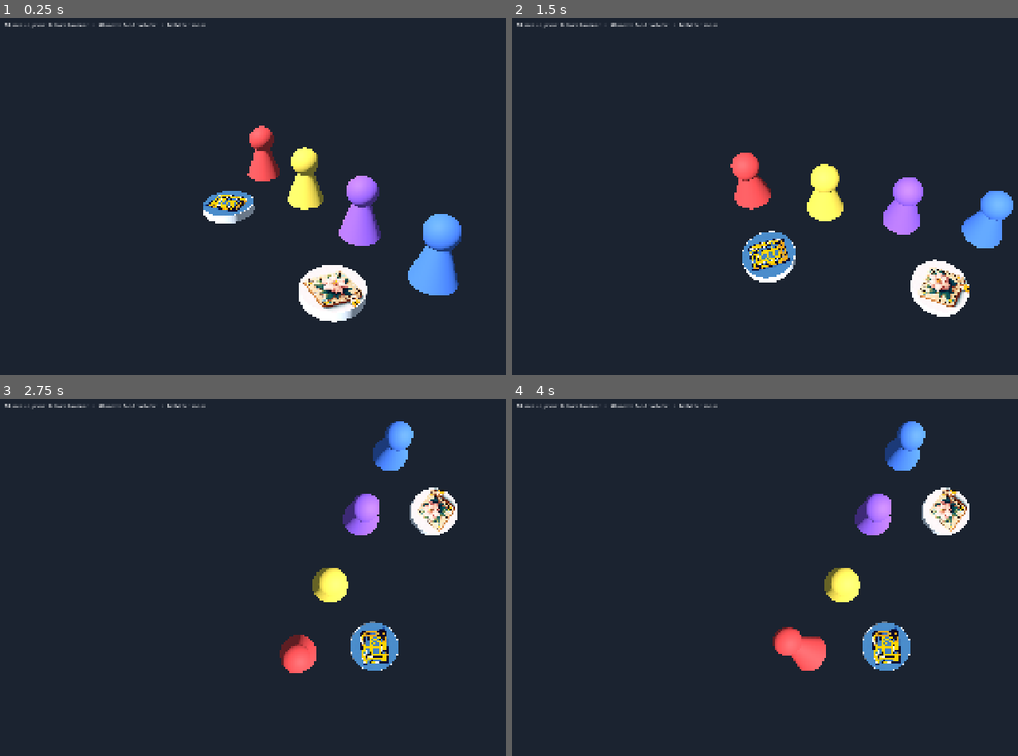
Above: before the commit, frames 1-4 (two rows, left to right).
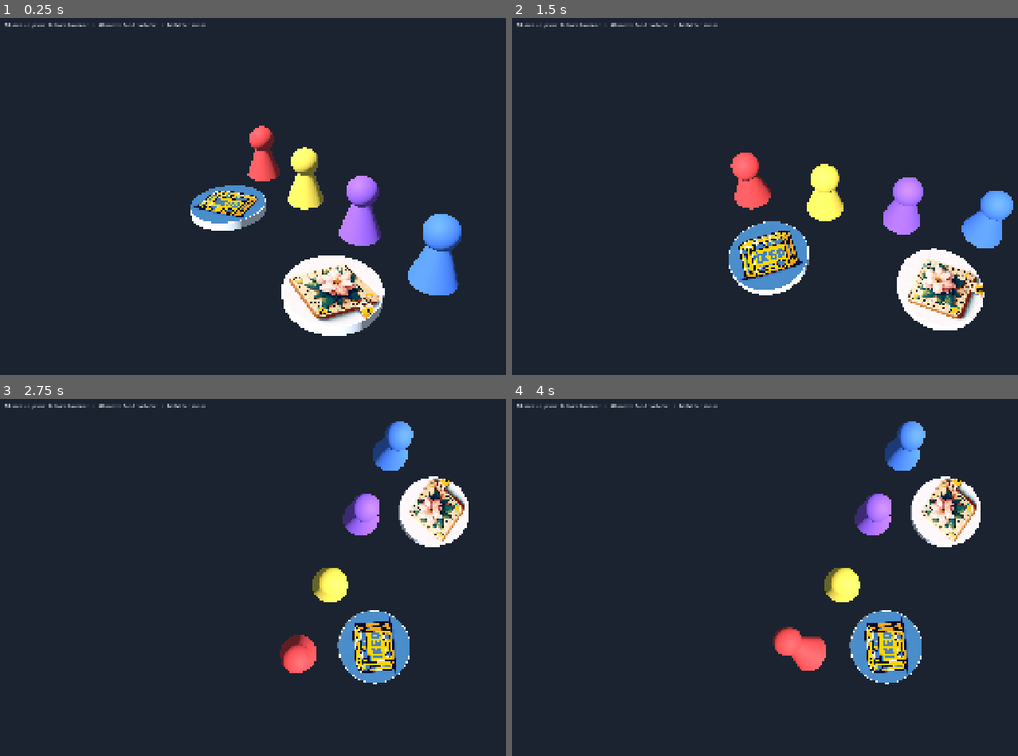
Above: after the commit, the same moments.

Repository: yoann-shopopop/shopopop-express
Game: Godot game, scene res://scenes/pawn_demo.tscn
Same seed, same stepped clock (60 frames per second), same inputs: the game is played once before the commit and once after it. This scene is started directly instead of the project's main scene.
Inputs (mouse positions are in pixels of both pictures, inside the frame that each line leads up to):
- Up to frame 1 (0.25 s): no input
- Up to frame 2 (1.5 s): tap Enter at 0.5 s; move the mouse to (972, 178) at 0.52 s; hold Right 0.53-1.25 s; hold R (rotate_block) 0.53-1.25 s; click (972, 178) at 0.67 s; tap Space at 0.77, 1.25 s; drag from (704, 214) to (800, 267) at 1.27 s
- Up to frame 3 (2.75 s): tap Enter at 2 s; move the mouse to (379, 498) at 2.02 s; hold Right from 2.03 s (still down); tap Alt at 2.1 s
- Up to frame 4 (4 s): release Right at 2.75 s; tap Space at 2.75, 3.77 s; drag from (800, 648) to (638, 523) at 2.77 s; tap Enter at 3.5 s; move the mouse to (outside the picture) at 3.52 s; hold Left from 3.53 s (still down); hold R (rotate_block) from 3.53 s (still down)

The runs differ from the first frame. In frame 1, 4.8% of the frame differs, in the area x 37-77%, y 46-90%; in frame 2, 5.2%, in the area x 42-94%, y 56-88%; in frame 3, 4.0%; in frame 4, 4.0%.

Commit message:
revert(view): les pions joueur ne portent pas les images player-token (ce sont les destinataires)
Annule l'assignation des images au pion cotransporteur (retour à la figure
colorée) : ces images sont en fait les destinataires. On garde les jetons plus
gros (CHIP_RADIUS 0.55 -> 0.82). Le câblage des images sur les destinataires
suit.

Co-Authored-By: Claude Opus 4.8 (1M context) <noreply@anthropic.com>

Diff:
--- a/src/game/game_root.gd
+++ b/src/game/game_root.gd
@@ -7,7 +7,6 @@
 const EVENTS_DIR := "res://resources/events/"
 const ENSEIGNES_DIR := "res://resources/enseignes/"
 const DESTINATAIRES_DIR := "res://resources/destinataires/"
-const PLAYER_TOKENS_DIR := "res://assets/player-token/"
 const _REF_SIZE := 30.0  # the camera's default ortho size; overlays scale relative to it
 
 var _board: Board
@@ -18,7 +17,6 @@
 var _events: Deck
 var _ui: PlayHud
 var _pawns: Dictionary = {}            # player index -> Pawn
-var _player_tokens: Array = []         # persona token textures, one assigned per player (by seat)
 var _recipient_markers: Dictionary = {}  # Delivery -> Node3D (rebuilt on recycle)
 var _status_rings: Dictionary = {}     # Delivery -> Node3D (status disc on the drive cell)
 var _can_roll: bool = true
@@ -57,7 +55,6 @@
 	_highlights = Node3D.new()
 	add_child(_highlights)
 
-	_player_tokens = _load_player_tokens()
 	for player in players:
 		_spawn_pawn(player)
 	_build_delivery_markers(deliveries)
@@ -158,9 +155,6 @@
 	var def := PawnDefinition.new()
 	def.type = PawnDefinition.PawnType.COTRANSPORTER
 	def.color = PlayerColor.to_color(player.color)
-	# Each player gets a distinct persona token from the pool (same image-chip process as the drives).
-	if not _player_tokens.is_empty():
-		def.texture = _player_tokens[player.index % _player_tokens.size()]
 	var pawn := Pawn.new(def)
 	var view := PawnView.new()
 	add_child(view)
@@ -447,20 +441,6 @@
 	return result
 
 
-# The pool of player persona token images (assets/player-token/*.jpg), sorted for a stable per-seat
-# assignment.
-func _load_player_tokens() -> Array:
-	var result: Array = []
-	var dir := DirAccess.open(PLAYER_TOKENS_DIR)
-	if dir:
-		var files := dir.get_files()
-		files.sort()
-		for file in files:
-			if file.ends_with(".jpg") or file.ends_with(".png"):
-				result.append(load(PLAYER_TOKENS_DIR + file))
-	return result
-
-
 func _load_enseignes() -> Array[EnseigneDefinition]:
 	var result: Array[EnseigneDefinition] = []
 	var dir := DirAccess.open(ENSEIGNES_DIR)
--- a/src/view/pawn_view.gd
+++ b/src/view/pawn_view.gd
@@ -9,8 +9,8 @@
 
 ## Extra height above the tile surface so the token never z-fights with the board.
 const SPRITE_LIFT := 0.1
-## Radius of the chip, in world units (a bit under the hexagon circumradius of 1.0).
-const CHIP_RADIUS := 0.55
+## Radius of the chip, in world units — nearly fills the cell (its inscribed circle radius is ~0.87).
+const CHIP_RADIUS := 0.82
 ## Thickness of the chip — enough relief to read as a token under the top-down light.
 const CHIP_HEIGHT := 0.18
 ## Neutral chip body color; the image on top carries the identity.
@@ -36,13 +36,9 @@
 }"
 
 
-## Binds this view to [param pawn]: builds its figure/token and follows its position via signals.
-## A pawn with a texture (a player persona token, or a drive/recipient) renders as a flat image chip;
-## a textureless mobile pawn falls back to the classic colored figure.
+## Binds this view to [param pawn]: builds its figure and follows its position via signals.
 func bind(pawn: Pawn) -> void:
-	if pawn.definition.texture != null:
-		_build_token(pawn.definition.texture)
-	elif pawn.definition.is_mobile():
+	if pawn.definition.is_mobile():
 		_build_figure(pawn.definition.color)
 	else:
 		_build_token(pawn.definition.texture)
